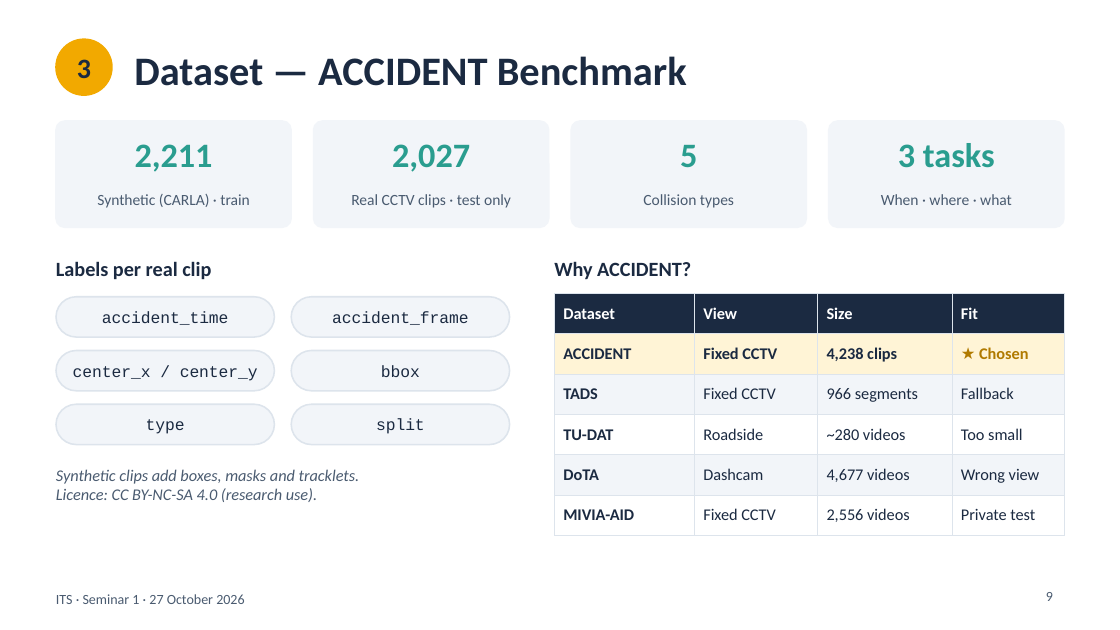
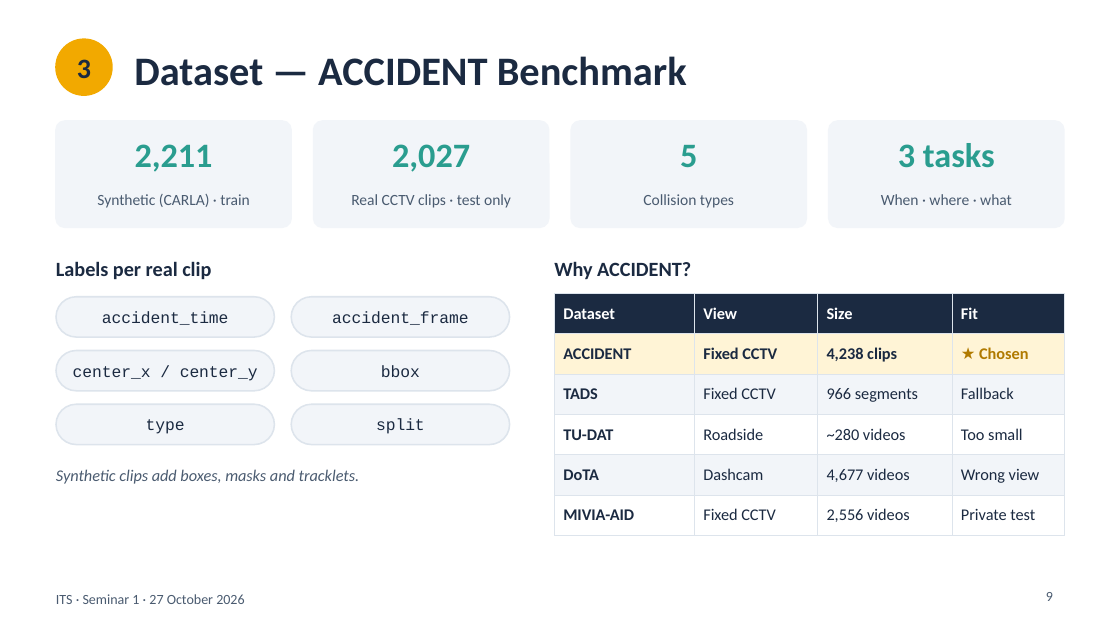
Before and after one commit to JudyDukmak/cctv-accident-ITS-system, a slide deck: slide 9 of Presentations/ITS_Seminar1_Presentation.pptx. Drawn at 1120x630 pixels with LibreOffice and Linux fonts; fonts in the diff are those of the drawing. Boxes give left, top, right and bottom in pixels: in the first picture for what was removed or moved away, otherwise in the second. Text is boxed around its words. In the diff, an @@ line names an element or a change of style, - is before the commit and + after.

```diff
--- a/Presentations/ITS_Seminar1_Presentation.pptx
+++ b/Presentations/ITS_Seminar1_Presentation.pptx
@@ text at box(56, 488, 317, 502): paragraph removed @@
-Licence: CC BY-NC-SA 4.0 (research use).
```
Also in this commit, not shown: 10 other slides changed.
